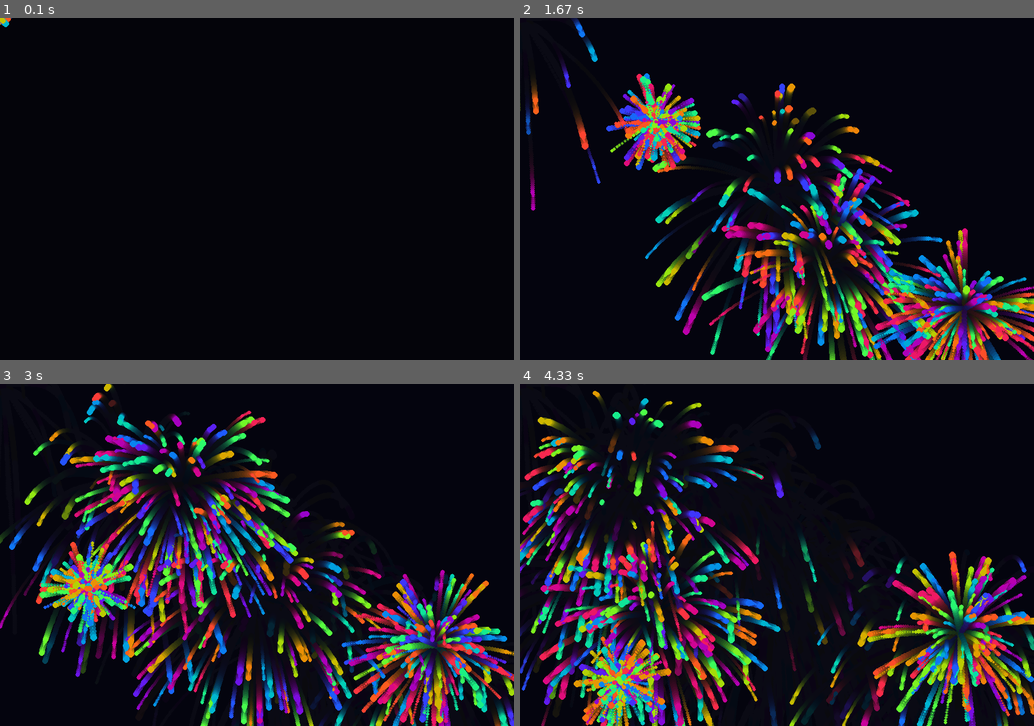
Above: before the commit, frames 1-4 (two rows, left to right).
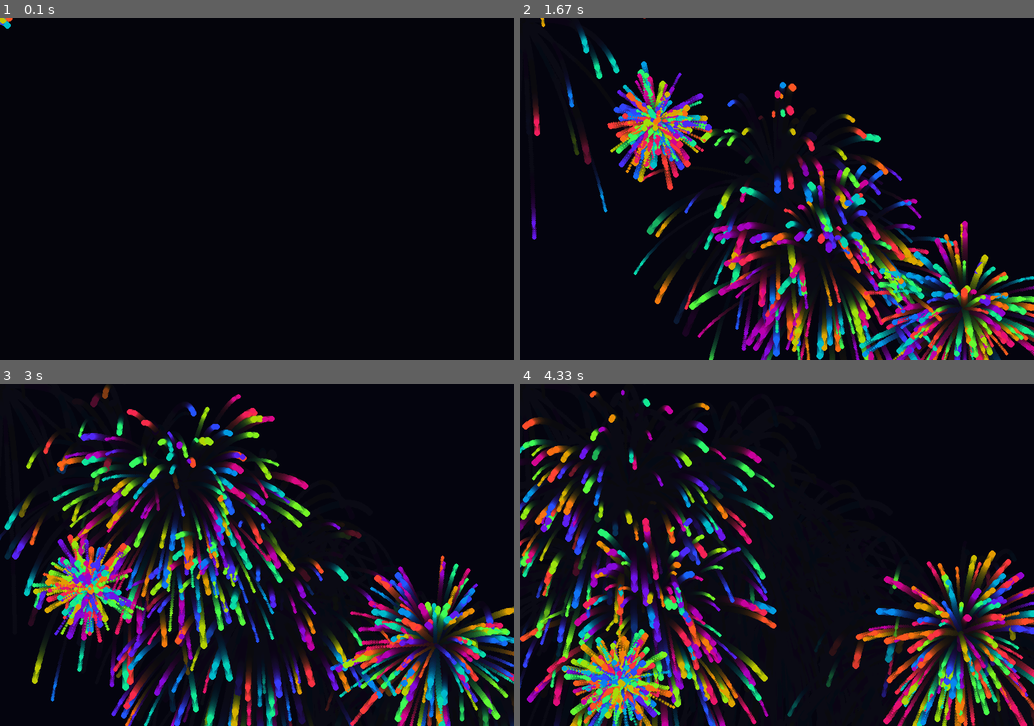
Above: after the commit, the same moments.

Repository: 20260157-source/my-frist-game
Game: pygame game, started from my-first-game.py
The game is run twice, just before and just after one commit, with the same random seed, the same clock (stepped at 60 frames per second) and the same inputs.
Inputs (mouse positions are in pixels of both pictures, inside the frame that each line leads up to):
- Up to frame 1 (0.1 s): no input
- Up to frame 2 (1.67 s): click (777, 189) at 0.38 s; click (828, 264) at 0.72 s; click (967, 308) at 1.05 s; click (653, 120) at 1.38 s
- Up to frame 3 (3 s): click (257, 596) at 1.72 s; click (185, 483) at 2.05 s; click (436, 643) at 2.38 s; click (87, 589) at 2.72 s
- Up to frame 4 (4.33 s): click (627, 490) at 3.05 s; click (653, 616) at 3.38 s; click (962, 633) at 3.72 s; click (622, 681) at 4.05 s

The runs differ from the first frame. In frame 1, less than 0.1% of the frame differs, in the area x 0-3%, y 0-4%; in frame 2, 26%; in frame 3, 40%, in the area x 0-100%, y 0-100%; in frame 4, 38%.

Commit message:
안정훈

Diff:
--- a/my-first-game.py
+++ b/my-first-game.py
@@ -116,6 +116,6 @@
     particles[:] = [p for p in particles if p.alive()]
 
     pygame.display.flip()
-    clock.tick(50)
+    clock.tick(60)
 
 pygame.quit()
Not shown, changed: README.md
